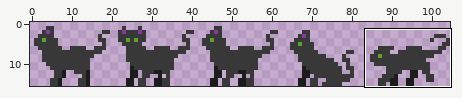
Edited in one commit: sprite sheet (Assets/Sprites/Cat/CatOther.png). The picture above shows the old version from afar; the outline marks the close-up.
Close-up. First the earlier version:
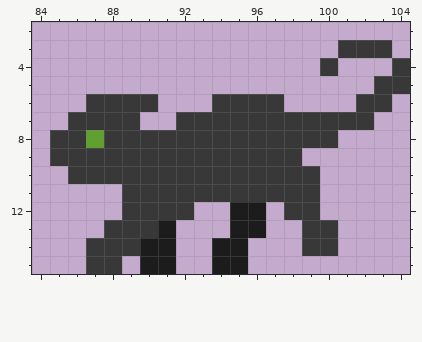
The file is 105x16 pixels. Shown: x 84..104, y 2..15. The commit also changed other parts of the picture, which this record leaves out.
After the commit:
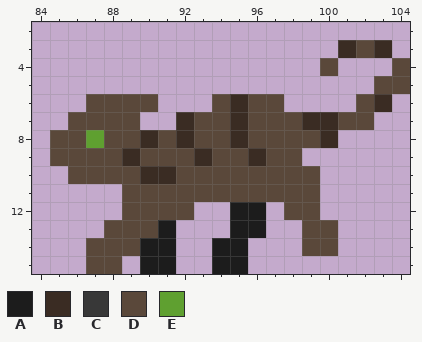
Palette (. is transparent): A #1c1c1c  B #3a2c23  C #383838  D #5a483a  E #5fa030
The edit:
Changed rows in their new state; - is an unchanged pixel.
first column x 85:
 3 ----------------BDB-
 4 ---------------D---D
 5 ------------------DD
 6 --DDDD---DBDD----DB-
 7 -DDDD--BDDBDDDBBDD--
 8 DD-DDBDBDDBDDDDB----
 9 DDDDBDDDBDDBDD------
10 -DDDDBBDDDDDDDD-----
11 ----DDDDDDDDDDD-----
12 ----DDDD-----DD-----
13 ---DDD--------DD----
14 --DDD---------DD----
15 --DD----------------
Changed places in both close-ups, as pixel boxes (x1, y1, x2, y2):
changed: (50, 40, 410, 274)
